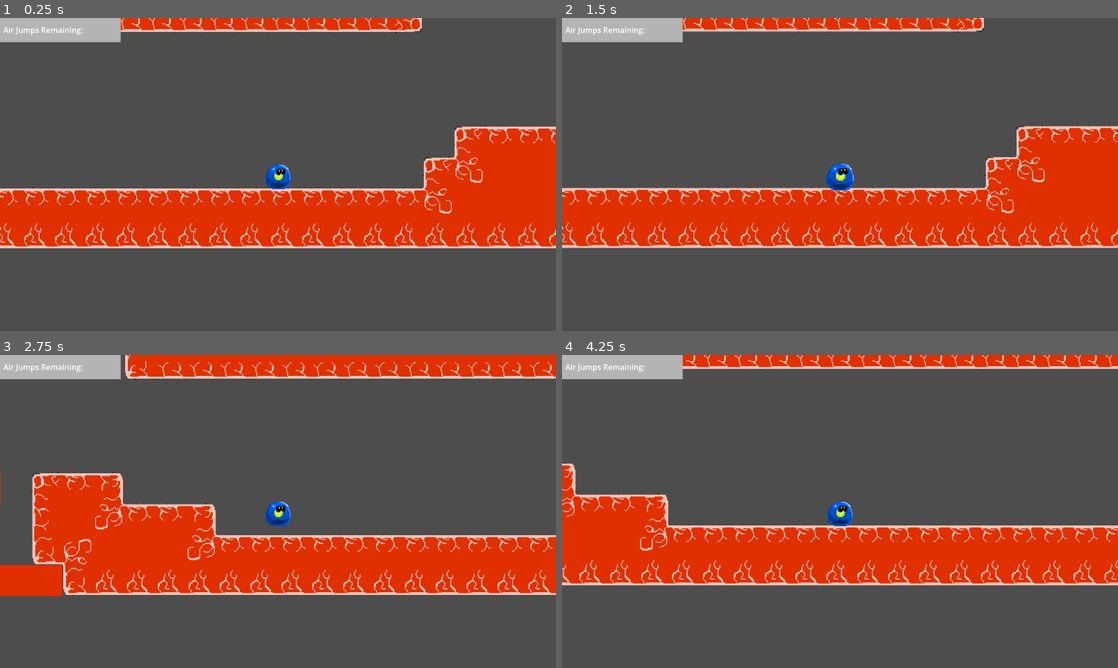
Above: before the commit, frames 1-4 (two rows, left to right).
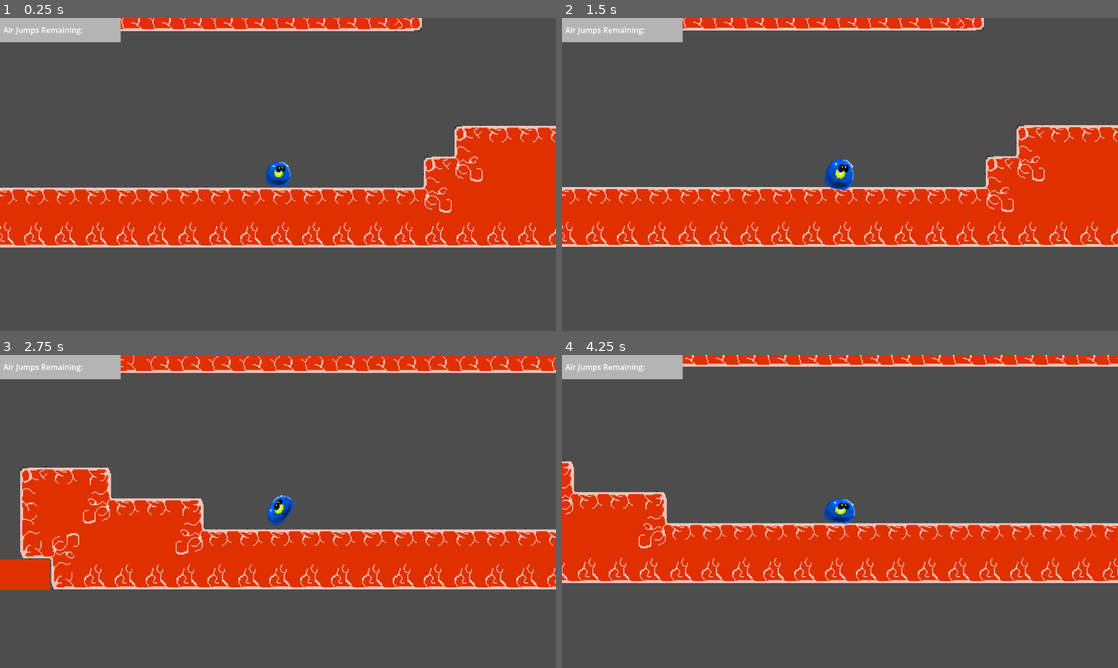
Above: after the commit, the same moments.

Repository: 2026-Hackathon/UnderYourSkin
Game: Godot game, scene res://TempScene.tscn
The game is run twice, just before and just after one commit, with the same random seed, the same clock (stepped at 60 frames per second) and the same inputs.
Inputs (mouse positions are in pixels of both pictures, inside the frame that each line leads up to):
- Up to frame 1 (0.25 s): no input
- Up to frame 2 (1.5 s): tap Enter at 0.5 s; move the mouse to (962, 158) at 0.52 s; click (962, 158) at 0.67 s; drag from (728, 190) to (812, 237) at 1.27 s
- Up to frame 3 (2.75 s): move the mouse to (333, 442) at 2.02 s; click (333, 442) at 2.17 s
- Up to frame 4 (4.25 s): drag from (812, 574) to (673, 464) at 2.77 s; move the mouse to (1006, 558) at 3.52 s; click (1006, 558) at 3.67 s

The runs differ from the first frame. In frame 1, 4.1% of the frame differs, in the area x 0-100%, y 0-74%; in frame 2, 4.6%; in frame 3, 13%, in the area x 0-100%, y 0-78%; in frame 4, 8.2%.

Commit message:
Implement Bad Squash and Stretch

Diff:
--- a/under-your-skin/Scripts/player_character.gd
+++ b/under-your-skin/Scripts/player_character.gd
@@ -1,52 +1,69 @@
 extends CharacterBody2D
 
+#Physics Vars
 @export var gravity: float = 980.0
 @export var fling_power: float = 80.0
 @export var air_resistance: float = 0.0002
 @export var max_drag_distance: float = 100.0
-@export var normal_time_scale: float = 1
-@export var bullet_time_scale: float = 0.2
-@export var time_ramp_speed: float = 3.0      # How fast it ramps back (0.5=slow, 1.5=fast)
-
-var bullet_time_active: bool = false
-var current_time_scale: float = 1.0
-@export var momentum_conserve: float = 0.2
+@export var momentum_conserve: float = 0.2 #Howmuch Velocity to be conserved between jumps
+#Drag Vars
+var is_dragging: bool = false
+var drag_start: Vector2
+var current_friction: float = 2.0
+
 
 #Jumps kinda buggy if velocity = 0 before jumping get an extra jump effectivley
 @export var max_jumps: int = 2
 var jump_count: int = 2 #Dummy Val, Replaced when intialized
 
+#Bullet Time Vars
+@export var normal_time_scale: float = 1
+@export var bullet_time_scale: float = 0.2
+@export var time_ramp_speed: float = 3.0
+var bullet_time_active: bool = false
+var current_time_scale: float = 1.0
+
+
+#Grabs Tilemap on Start of Scene
 @onready var tilemap_layer: TileMapLayer = get_tree().get_first_node_in_group("ground")
 
-var is_dragging: bool = false
-var drag_start: Vector2
-var body_scale_original: Vector2
-var current_friction: float = 2.0
+#Visual Vars
+#Get the sprite
+@onready var sprite: Sprite2D = get_node("Player Sprite")
+var original_scale: Vector2
+
+@export var squash_amount: float = 1.3     # How much to stretch/squash (1.3 = 30%)
+@export var squash_return_speed: float = 8.0  # How fast it snaps back
+@export var squash_rotation: bool = true   # Rotate sprite toward drag direction
+var target_scale: Vector2 = Vector2.ONE
 
 #Initilaize some Vals
 #Initilaize Player Size Needed so when scale is changed player remains Visible
 func _ready():
-	body_scale_original = scale
+	original_scale = sprite.scale
 	jump_count = max_jumps
 
+
+
+#General Physics Functions Below
 # Key Input
 func _input(event: InputEvent):
 	#If Input Is Mouse, crashes if not here
 	if event is InputEventMouseButton:
 		#LeftMouse Events
 		if event.button_index == MOUSE_BUTTON_LEFT:
-
 			#On Press Get Starting Position
 			if event.pressed  and jump_count > 0:
 				drag_start = get_global_mouse_position()
 				is_dragging = true
-				#Increase Player Size for Visual Cue
-				scale = body_scale_original * 1.1
 
 				#Bullet Time Active
 				bullet_time_active = true
 				current_time_scale = bullet_time_scale
 				Engine.time_scale = current_time_scale
+
+				#Increase Player Size for Visual Cue
+				scale = original_scale * 1.1
 
 			#On Release
 			else:
@@ -57,24 +74,36 @@
 					var drag_vec = (drag_end - drag_start).limit_length(max_drag_distance)
 
 					velocity = (velocity*momentum_conserve)-drag_vec.normalized() * drag_vec.length() / 10.0 * fling_power
+					#Decrease Jump Count
+					jump_count -= 1
 					#End Drag
 					is_dragging = false
-					#On release Size back to Normal
-					scale = body_scale_original
-					#Decrease Jump Count
-					jump_count -= 1
 
 					#End Bullet Time
 					bullet_time_active = false
 
 
+					#On release Size back to Normal
+					scale = original_scale
 func _physics_process(delta: float):
 	#Bullet Time
 	if bullet_time_active:
+		#Lerps Time, back to normal
+		#rate Depends on bullet Time
 		current_time_scale = lerp(current_time_scale, normal_time_scale, time_ramp_speed * Engine.time_scale * delta)
-		Engine.time_scale = current_time_scale
 	else:
-		Engine.time_scale = normal_time_scale
+		current_time_scale = lerp(current_time_scale, normal_time_scale, 50.0 * time_ramp_speed * Engine.time_scale * delta)
+	Engine.time_scale = current_time_scale
+
+	# Squash/ stretch
+	if is_dragging:
+		squash_and_stretch()
+
+	# SMOOTHLY APPLY target_scale to sprite
+	if sprite:
+		sprite.scale = sprite.scale.lerp(target_scale, squash_return_speed * delta)
+
+
 
 	#Apply Gravity/Reset Jumps
 	if not is_on_floor():
@@ -93,6 +122,7 @@
 	move_and_slide()
 	#Resets max Jumps, should prevent buggy jump behaviour causing an extra jump
 	if is_on_floor():
+		#If you touch the Floor Bullet Time turns off
 		bullet_time_active = false
 		jump_count = max_jumps
 	#Applies Bounce
@@ -119,6 +149,31 @@
 	# If should Bounce, applies second move
 	if collided:
 		move_and_slide()
+
+
+#Visual Functions
+func squash_and_stretch():
+	if not sprite or not is_dragging:
+		return
+
+	var drag_end = get_global_mouse_position()
+	var drag_vec = drag_end - drag_start
+	var drag_dir = drag_vec.normalized()
+
+	# Stretch OPPOSITE drag direction (compress before launch)
+	var stretch_dir = -drag_dir
+
+	# Base squash/stretch amounts
+	var squash_factor = 0.85  # How much to squash perpendicular
+	var stretch_factor = 1.25 # How much to stretch in drag direction
+
+	# Calculate scale based on drag direction
+	target_scale.x = lerp(squash_factor, stretch_factor, abs(stretch_dir.x))
+	target_scale.y = lerp(squash_factor, stretch_factor, abs(stretch_dir.y))
+
+	# Optional: slight rotation toward drag
+	if squash_rotation:
+		sprite.rotation = drag_dir.angle() * 0.3  # Much smaller rotation
 
 #Helper Functions: Gets Tile Values
 #Ngl these were vibe coded af hope they work well
--- a/under-your-skin/TempScene.tscn
+++ b/under-your-skin/TempScene.tscn
@@ -149,7 +149,7 @@
 sources/1 = SubResource("TileSetAtlasSource_xgtoh")
 
 [sub_resource type="CircleShape2D" id="CircleShape2D_u0k2b"]
-radius = 12.0
+radius = 11.0
 
 [node name="Node2D" type="Node2D" unique_id=1339972396]
 
@@ -167,9 +167,11 @@
 zoom = Vector2(2, 2)
 
 [node name="Player Sprite" type="Sprite2D" parent="PlayerCharacter" unique_id=1485890410]
+position = Vector2(0, -3)
 texture = ExtResource("3_yc8q5")
 
 [node name="CollisionShape2D" type="CollisionShape2D" parent="PlayerCharacter" unique_id=660656790]
+position = Vector2(1, 0)
 shape = SubResource("CircleShape2D_u0k2b")
 debug_color = Color(0.96465665, 0, 0.49433035, 0.41960785)
 
